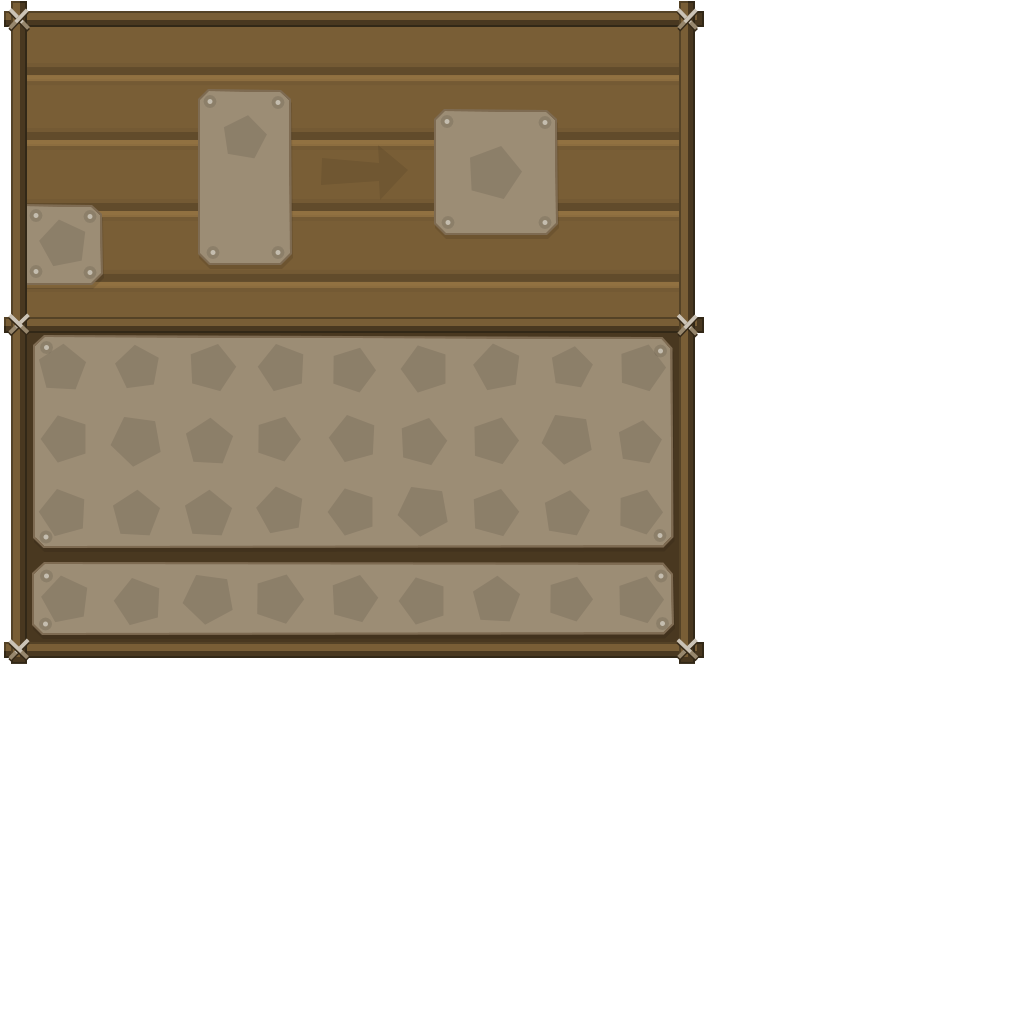
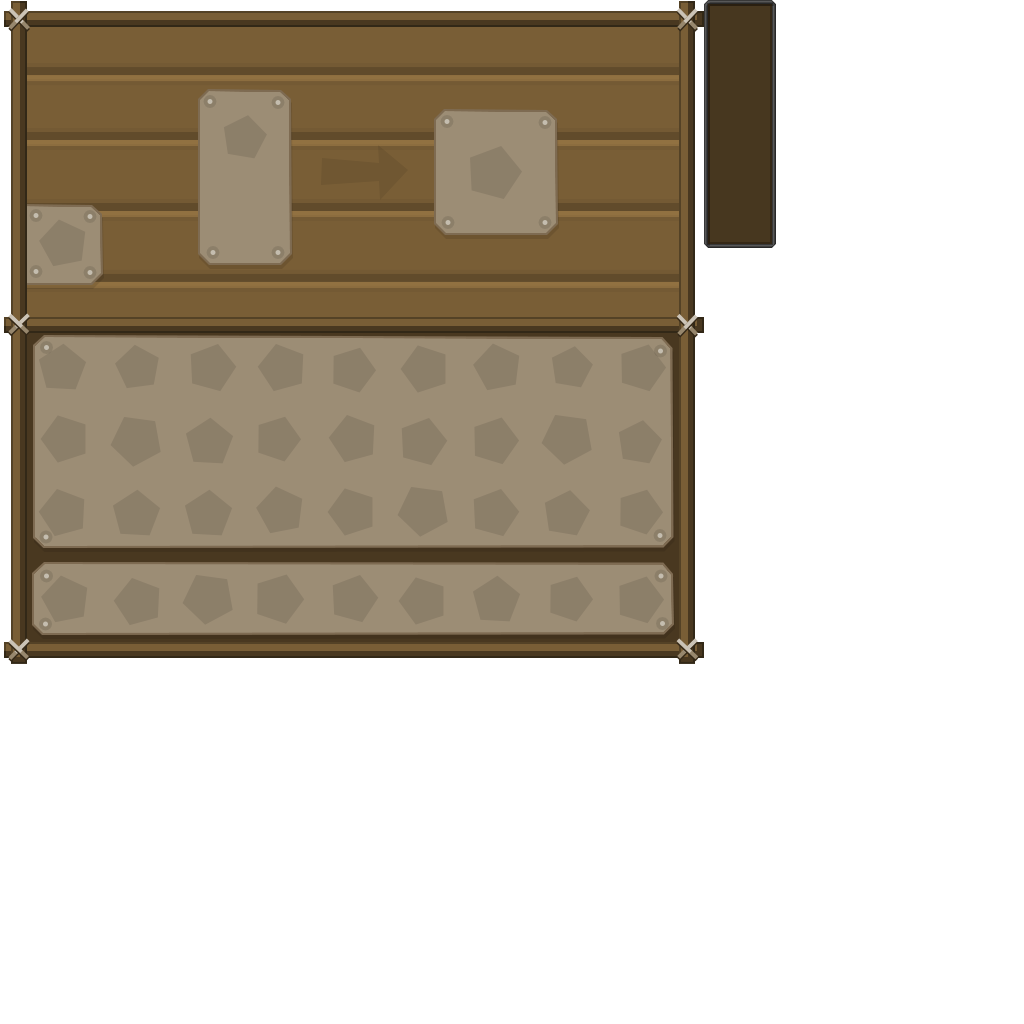
Layer changes from the first 1024 × 1024 image to the second:
added group "fluid large" with 2 layers above "gui" over box(704, 0, 776, 248)
added layer "Shape 1" in group "fluid large" over box(704, 0, 776, 248)
added layer "Rectangle 1" in group "fluid large" over box(708, 4, 772, 244)
